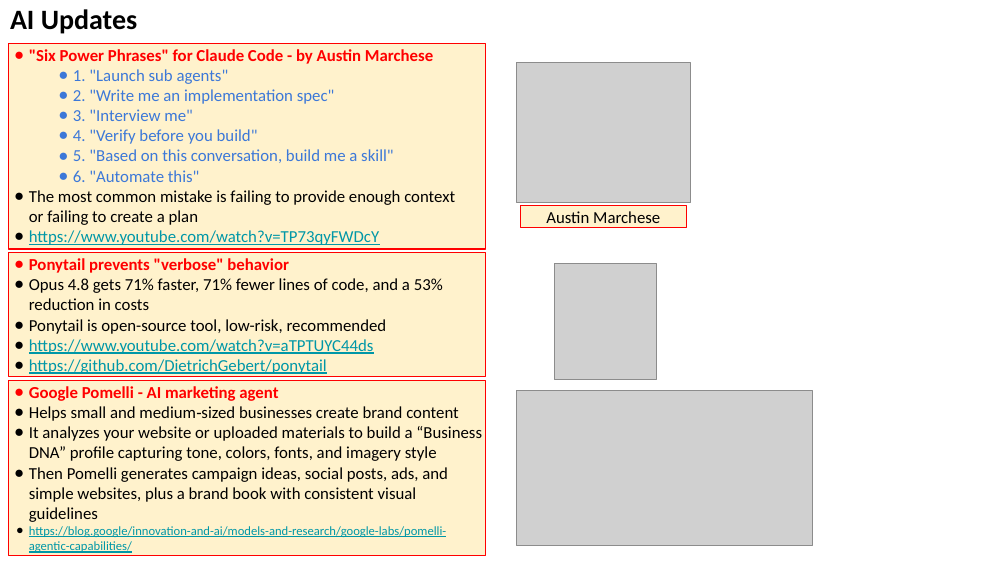
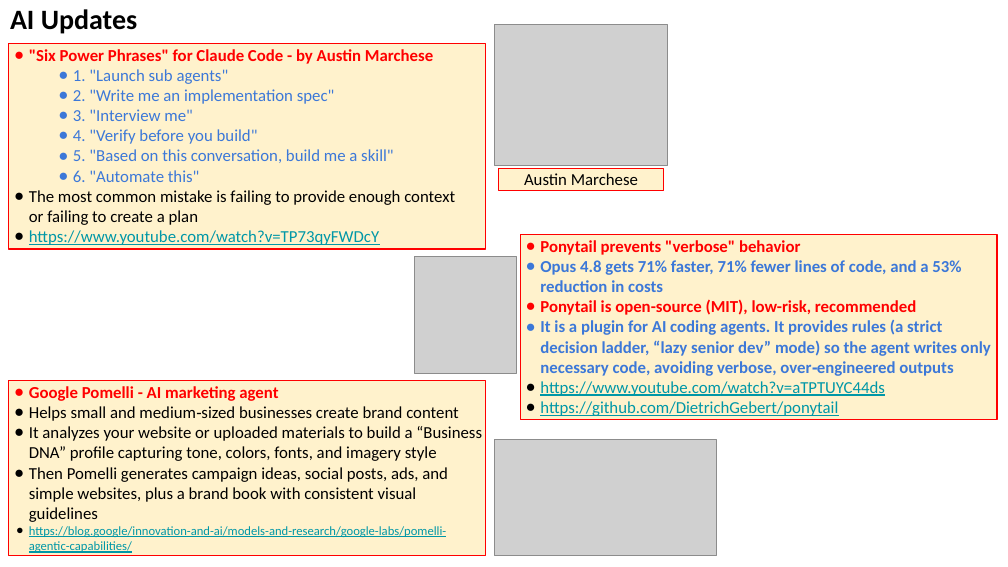
Before and after one commit to lselector/seminar, a slide deck: slide 14 of 2026/2026-07-03-AI-Updates.pptx (slide 13 before the commit). Drawn at 1008x567 pixels with LibreOffice and Linux fonts; fonts in the diff are those of the drawing; grey boxes stand for pictures. Boxes give left, top, right and bottom in pixels: in the first picture for what was removed or moved away, otherwise in the second. Text is boxed around its words. In the diff, an @@ line names an element or a change of style, - is before the commit and + after.

```diff
--- a/2026/2026-07-03-AI-Updates.pptx
+++ b/2026/2026-07-03-AI-Updates.pptx
@@ picture moved from (x1=517, y1=62, x2=690, y2=203) to (x1=494, y1=25, x2=667, y2=165) @@
@@ rectangle "Austin Marchese" moved from (x1=520, y1=206, x2=685, y2=228) to (x1=498, y1=168, x2=663, y2=191) @@
@@ rectangle "Ponytail prevents "verbose" behavior" resized from (x1=9, y1=253, x2=486, y2=377) to (x1=520, y1=235, x2=997, y2=420) @@
@@ picture moved from (x1=554, y1=263, x2=656, y2=380) to (x1=414, y1=257, x2=516, y2=374) @@
@@ text in rectangle at (x1=540, y1=260, x2=961, y2=292): text colour #000000 to #3C78D8, bold on in "Opus 4.8 gets 71% faster, 71% fewer ..."; bullet colour #000000 to #3C78D8 @@
@@ text in rectangle at (x1=540, y1=299, x2=991, y2=376): text changed; text colour #000000 to #3C78D8; bold on @@
-● Ponytail is open-source tool, low-risk, recommended
+● Ponytail is open-source (MIT), low-risk, recommended
+● It is a plugin for AI coding agents. It provides rules (a strict decision ladder, “lazy senior dev” mode) so the agent writes only necessary code, avoiding verbose, over‑engineered outputs
@@ picture removed at (x1=517, y1=391, x2=812, y2=546) @@
@@ picture added at (x1=494, y1=439, x2=716, y2=556) @@
```
Also in this commit, not shown: 17 other slides changed, 2 slides added.
